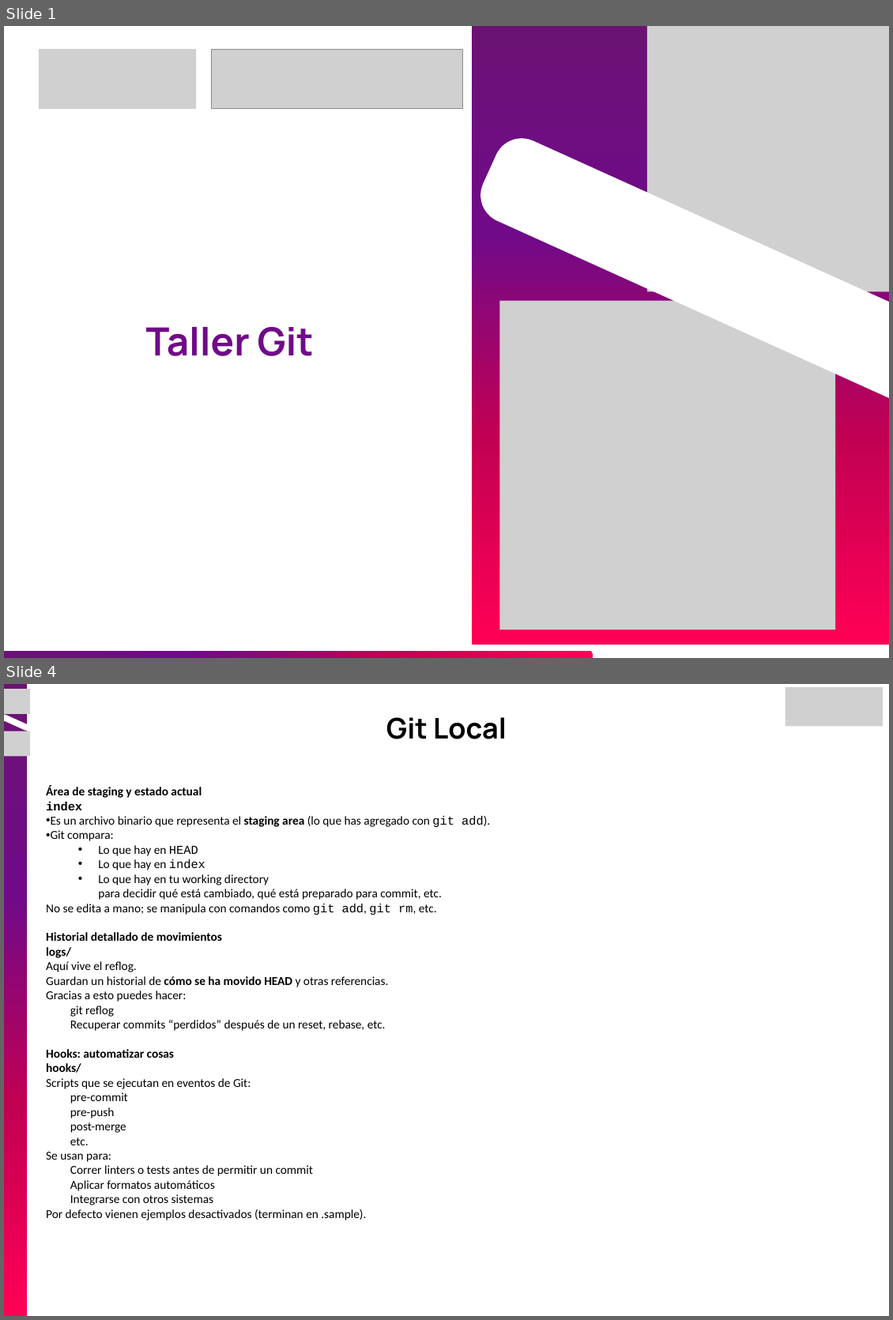
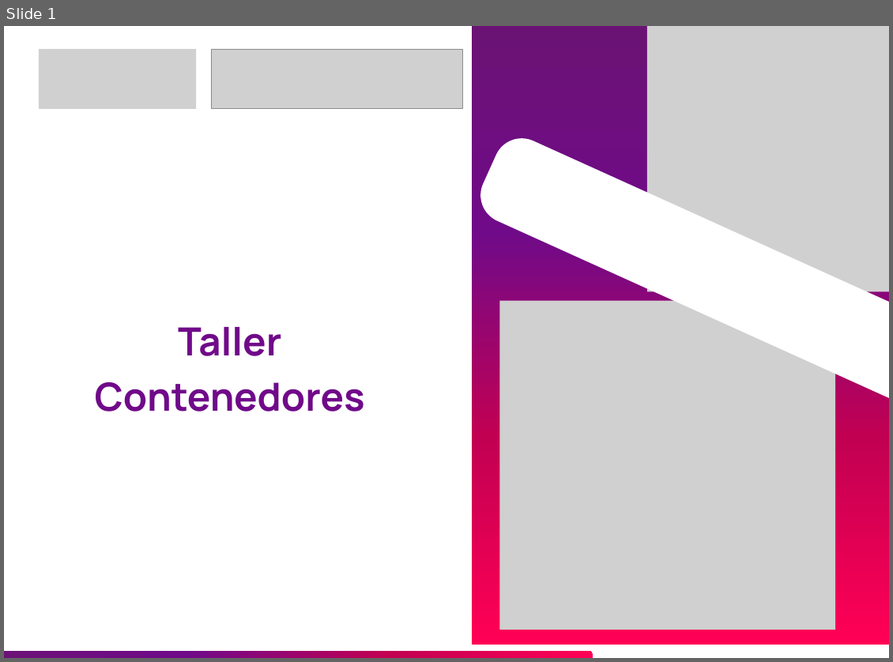
Before and after one commit to JEstebanMejiaV/curso-ingenieria-de-datos, a slide deck: modulo-01_fundamentos/taller-contenedores/materiales-taller-contenedores.pptx. Shown one above the other, each under a label of ours: slides 1 and 4 before the commit, slide 1 after it; the slides between them are not shown. The pictures are 893x1320 and 893x662 pixels, drawn with LibreOffice and Linux fonts; fonts in the diff are those of the drawing; grey boxes stand for pictures. Boxes give left, top, right and bottom in pixels: in the first picture for what was removed or moved away, otherwise in the second. Text is boxed around its words. In the diff, an @@ line names an element or a change of style, - is before the commit and + after.

Commit message:
fix taller contenedores v2.0.2

```diff
--- a/modulo-01_fundamentos/taller-contenedores/materiales-taller-contenedores.pptx
+++ b/modulo-01_fundamentos/taller-contenedores/materiales-taller-contenedores.pptx
@@ slide 4 removed at (x1=4, y1=684, x2=889, y2=1316), background #FFFFFF @@
@@ picture removed at (x1=785, y1=687, x2=882, y2=727) @@
@@ group removed at (x1=4, y1=684, x2=31, y2=1316): 2 freeform shapes, 2 pictures @@
@@ text removed at (x1=386, y1=717, x2=506, y2=739) @@
-Git Local
@@ text removed at (x1=46, y1=785, x2=490, y2=1220) @@
-Área de staging y estado actual
-index
-• Es un archivo binario que representa el staging area (lo que has agregado con git add).
-• Git compara:
-  • Lo que hay en HEAD
-  • Lo que hay en index
-  • Lo que hay en tu working directory
-    para decidir qué está cambiado, qué está preparado para commit, etc.
-No se edita a mano; se manipula con comandos como git add, git rm, etc.
-Historial detallado de movimientos
-logs/
-Aquí vive el reflog.
-Guardan un historial de cómo se ha movido HEAD y otras referencias.
-Gracias a esto puedes hacer:
-  git reflog
-  Recuperar commits “perdidos” después de un reset, rebase, etc.
-Hooks: automatizar cosas
-hooks/
-Scripts que se ejecutan en eventos de Git:
-  pre-commit
-  pre-push
-  post-merge
-  etc.
-Se usan para:
-  Correr linters o tests antes de permitir un commit
-  Aplicar formatos automáticos
-  Integrarse con otros sistemas
-Por defecto vienen ejemplos desactivados (terminan en .sample).
@@ slide 1 changed as well @@
@@ text at (x1=95, y1=327, x2=365, y2=412): text changed @@
-Taller Git
+Taller Contenedores
```
Also in this commit, not shown: 11 slides added, 10 other slides removed, 2 other files.
